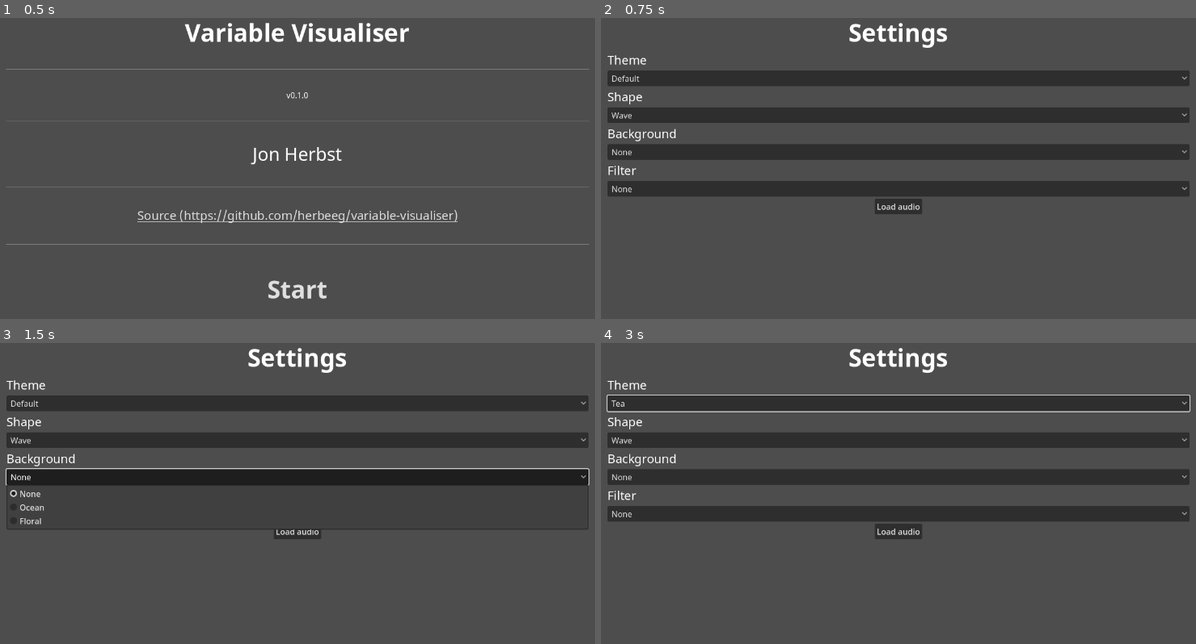
Above: before the commit, frames 1-4 (two rows, left to right).
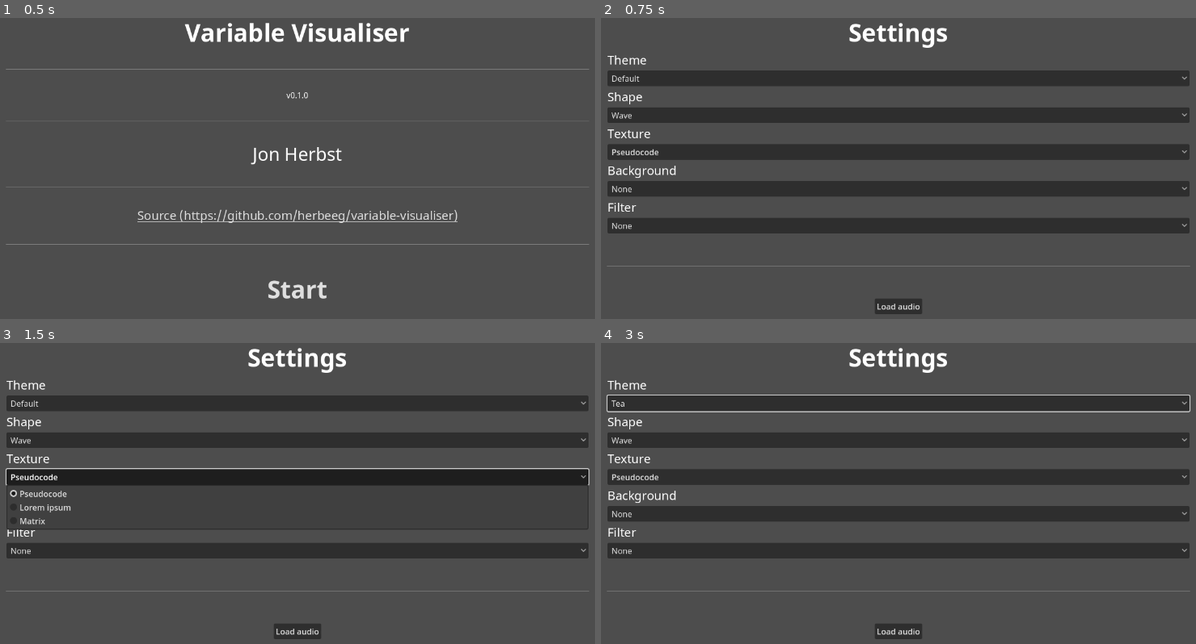
Above: after the commit, the same moments.

Repository: herbeeg/variable-visualiser
Game: Godot game, scene res://variable-visualiser/Root.tscn
The game is run twice, just before and just after one commit, with the same random seed, the same clock (stepped at 60 frames per second) and the same inputs.
Inputs (mouse positions are in pixels of both pictures, inside the frame that each line leads up to):
- Up to frame 1 (0.5 s): no input
- Up to frame 2 (0.75 s): click "Start" at 0.5 s
- Up to frame 3 (1.5 s): click (297, 478) at 1.25 s, where only the run after the commit has a clickable "Pseudocode"
- Up to frame 4 (3 s): click "Default" at 2 s; click "Wave" at 2.75 s

Frame 1 is identical in both runs. In frame 2, 6.4% of the frame differs, in the area x 0-100%, y 36-99%; in frame 3, 6.3%; in frame 4, 6.4%.

Commit message:
Add texture dropdown for settings and add additional separators

Diff:
--- a/variable-visualiser/UI/Settings.tscn
+++ b/variable-visualiser/UI/Settings.tscn
@@ -73,6 +73,23 @@
 popup/item_4/text = "Cylinder"
 popup/item_4/id = 4
 
+[node name="TextureLabel" type="Label" parent="SettingsStackContainer/SettingsListContainer"]
+layout_mode = 2
+theme_override_fonts/font = ExtResource("2_0e6ah")
+theme_override_font_sizes/font_size = 24
+text = "Texture"
+
+[node name="TextureDropdown" type="OptionButton" parent="SettingsStackContainer/SettingsListContainer"]
+layout_mode = 2
+item_count = 3
+selected = 0
+popup/item_0/text = "Pseudocode"
+popup/item_0/id = 0
+popup/item_1/text = "Lorem ipsum"
+popup/item_1/id = 1
+popup/item_2/text = "Matrix"
+popup/item_2/id = 2
+
 [node name="BackgroundLabel" type="Label" parent="SettingsStackContainer/SettingsListContainer"]
 layout_mode = 2
 theme_override_fonts/font = ExtResource("2_0e6ah")
@@ -111,6 +128,10 @@
 popup/item_2/text = "Pixelate"
 popup/item_2/id = 2
 
+[node name="DropdownSeparator" type="HSeparator" parent="SettingsStackContainer"]
+layout_mode = 2
+size_flags_vertical = 3
+
 [node name="LoadContainer" type="CenterContainer" parent="SettingsStackContainer"]
 layout_mode = 2
 
